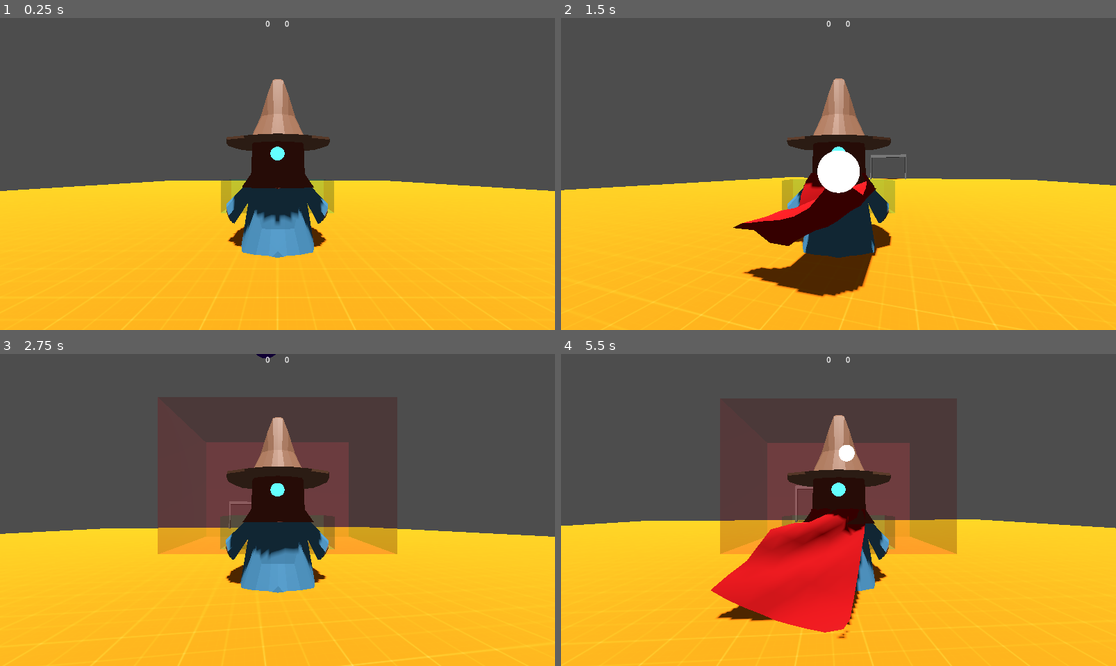
Above: before the commit, frames 1-4 (two rows, left to right).
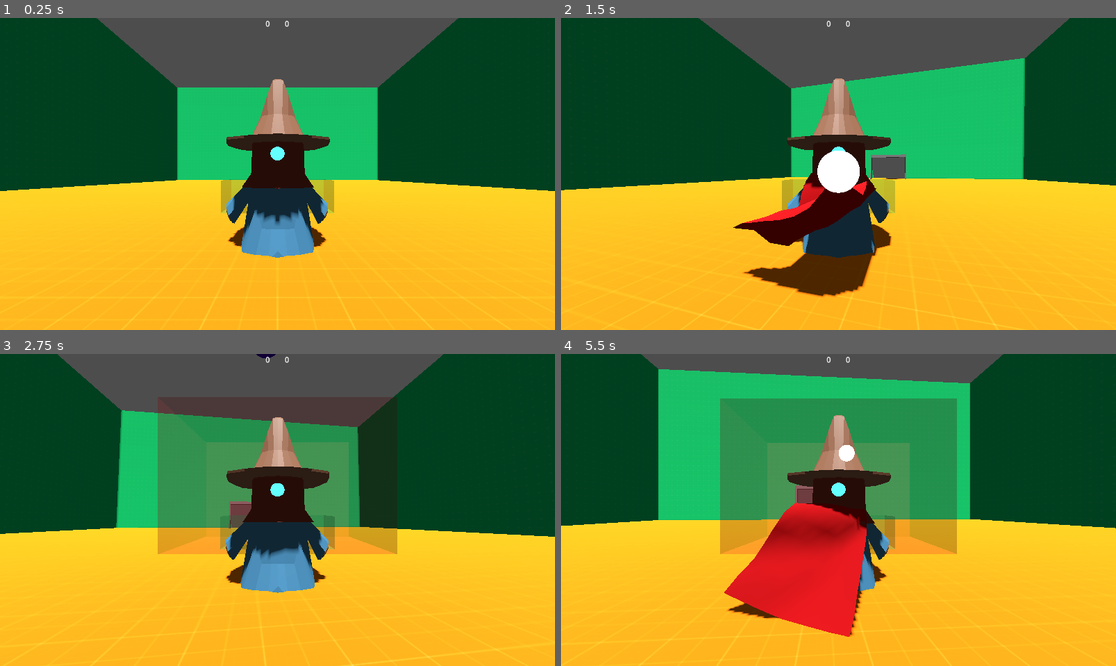
Above: after the commit, the same moments.

Repository: AndreMoukarzel/magic-force
Game: Godot game, scene res://test_scene.tscn
Same seed, same stepped clock (60 frames per second), same inputs: the game is played once before the commit and once after it.
Inputs (mouse positions are in pixels of both pictures, inside the frame that each line leads up to):
- Up to frame 1 (0.25 s): no input
- Up to frame 2 (1.5 s): move the mouse to (866, 174) at 0.52 s; hold Space (float) 0.53-1.28 s; hold W (forward) from 0.53 s (still down); move the mouse to (810, 174) at 1.27 s; click (810, 174) at 1.35 s
- Up to frame 3 (2.75 s): keep holding W (forward); move the mouse to (288, 503) at 2.02 s; hold Right mouse button (secondary_action) from 2.03 s (still down)
- Up to frame 4 (5.5 s): keep holding W (forward); move the mouse to (832, 516) at 2.77 s; release Right mouse button (secondary_action) at 2.78 s; tap Space (float) at 2.85 s; move the mouse to (877, 513) at 3.52 s; press the mouse at (877, 513) at 3.53 s; move the mouse to (794, 506) at 4.27 s; release the mouse at (794, 506) at 4.28 s; right-click (794, 506) at 4.35 s; move the mouse to (844, 510) at 5.02 s; hold Space (float) from 5.03 s (still down)

The runs differ from the first frame. In frame 1, 39% of the frame differs, in the area x 0-100%, y 0-56%; in frame 2, 39%; in frame 3, 41%; in frame 4, 48%, in the area x 0-100%, y 0-92%.

Commit message:
Basic visuals do Test Scene

Diff:
--- a/goals/goal.tscn
+++ b/goals/goal.tscn
@@ -1,9 +1,9 @@
-[gd_scene load_steps=5 format=3 uid="uid://cj03l5kvgpert"]
+[gd_scene load_steps=7 format=3 uid="uid://cj03l5kvgpert"]
 
 [ext_resource type="Script" uid="uid://bpqmu8gqq8gea" path="res://goals/goal.gd" id="1_gvldf"]
 
 [sub_resource type="BoxShape3D" id="BoxShape3D_chmpl"]
-size = Vector3(8.4, 5.6, 0.5)
+size = Vector3(8.4, 5.6, 1.5)
 
 [sub_resource type="StandardMaterial3D" id="StandardMaterial3D_chmpl"]
 albedo_color = Color(0, 1, 1, 1)
@@ -11,16 +11,25 @@
 [sub_resource type="StandardMaterial3D" id="StandardMaterial3D_gvldf"]
 albedo_color = Color(0.979495, 0, 0.0315869, 1)
 
+[sub_resource type="StandardMaterial3D" id="StandardMaterial3D_11adn"]
+cull_mode = 2
+
+[sub_resource type="QuadMesh" id="QuadMesh_gvldf"]
+size = Vector2(9, 9)
+subdivide_width = 5
+subdivide_depth = 5
+
 [node name="Goal" type="Node3D"]
 script = ExtResource("1_gvldf")
 
 [node name="Area3D" type="Area3D" parent="."]
-transform = Transform3D(1, 0, 0, 0, 1, 0, 0, 0, 1, 0, 3, -0.25)
+transform = Transform3D(1, 0, 0, 0, 1, 0, 0, 0, 1, 0, 3, -1.5)
 collision_layer = 0
 collision_mask = 2
 monitorable = false
 
 [node name="CollisionShape3D" type="CollisionShape3D" parent="Area3D"]
+transform = Transform3D(1, 0, 0, 0, 1, 0, 0, 0, 1, 0, 0, 0.5)
 shape = SubResource("BoxShape3D_chmpl")
 
 [node name="CSGCombiner3D" type="CSGCombiner3D" parent="."]
@@ -44,4 +53,39 @@
 operation = 2
 size = Vector3(8.4, 5.6, 1)
 
+[node name="Net" type="SoftBody3D" parent="."]
+transform = Transform3D(1, 0, 0, 0, 0.707107, -0.707107, 0, 0.707107, 0.707107, 0, 3, -3.5)
+material_override = SubResource("StandardMaterial3D_11adn")
+mesh = SubResource("QuadMesh_gvldf")
+collision_layer = 0
+collision_mask = 7
+pinned_points = [0, 6, 48, 42, 43, 44, 45, 46, 47]
+attachments/0/point_index = 0
+attachments/0/spatial_attachment_path = NodePath("")
+attachments/0/offset = Vector3(0, 0, 0)
+attachments/1/point_index = 6
+attachments/1/spatial_attachment_path = NodePath("")
+attachments/1/offset = Vector3(0, 0, 0)
+attachments/2/point_index = 48
+attachments/2/spatial_attachment_path = NodePath("")
+attachments/2/offset = Vector3(0, 0, 0)
+attachments/3/point_index = 42
+attachments/3/spatial_attachment_path = NodePath("")
+attachments/3/offset = Vector3(0, 0, 0)
+attachments/4/point_index = 43
+attachments/4/spatial_attachment_path = NodePath("")
+attachments/4/offset = Vector3(0, 0, 0)
+attachments/5/point_index = 44
+attachments/5/spatial_attachment_path = NodePath("")
+attachments/5/offset = Vector3(0, 0, 0)
+attachments/6/point_index = 45
+attachments/6/spatial_attachment_path = NodePath("")
+attachments/6/offset = Vector3(0, 0, 0)
+attachments/7/point_index = 46
+attachments/7/spatial_attachment_path = NodePath("")
+attachments/7/offset = Vector3(0, 0, 0)
+attachments/8/point_index = 47
+attachments/8/spatial_attachment_path = NodePath("")
+attachments/8/offset = Vector3(0, 0, 0)
+
 [connection signal="body_entered" from="Area3D" to="." method="_on_area_3d_body_entered"]
--- a/test_scene.tscn
+++ b/test_scene.tscn
@@ -1,13 +1,18 @@
-[gd_scene load_steps=9 format=3 uid="uid://dlf2cy08l0smq"]
+[gd_scene load_steps=11 format=3 uid="uid://dlf2cy08l0smq"]
 
 [ext_resource type="Script" uid="uid://hcj0epu188wp" path="res://point_handler.gd" id="1_2nij2"]
 [ext_resource type="Script" uid="uid://buqwqt1pevghn" path="res://spawn_handler.gd" id="1_7cbxl"]
 [ext_resource type="Texture2D" uid="uid://lgsidpu2qvf0" path="res://texture_04.png" id="1_ia1lp"]
 [ext_resource type="PackedScene" uid="uid://bx8b8yvq5h1jd" path="res://player/player.tscn" id="3_sasra"]
+[ext_resource type="Texture2D" uid="uid://dx8f8idcufjnf" path="res://texture_01.png" id="4_8pr8v"]
 [ext_resource type="PackedScene" uid="uid://cj03l5kvgpert" path="res://goals/goal.tscn" id="4_coq8p"]
 [ext_resource type="PackedScene" uid="uid://cbq8n0y1yl5u0" path="res://ball/ball.tscn" id="8_buypi"]
 
 [sub_resource type="Environment" id="Environment_coq8p"]
+
+[sub_resource type="StandardMaterial3D" id="StandardMaterial3D_buypi"]
+albedo_texture = ExtResource("4_8pr8v")
+uv1_triplanar = true
 
 [sub_resource type="StandardMaterial3D" id="StandardMaterial3D_sasra"]
 albedo_texture = ExtResource("1_ia1lp")
@@ -29,7 +34,7 @@
 SPAWNERS = NodePath("../SpawnPoints")
 
 [node name="RespawnTimer" type="Timer" parent="SpawnHandler"]
-wait_time = 2.5
+wait_time = 2.0
 one_shot = true
 
 [node name="PointHandler" type="Control" parent="." node_paths=PackedStringArray("GOAL_A", "GOAL_B")]
@@ -61,11 +66,23 @@
 layout_mode = 2
 text = "0"
 
-[node name="CSGBox3D" type="CSGBox3D" parent="."]
+[node name="Walls" type="CSGCombiner3D" parent="."]
+material_override = SubResource("StandardMaterial3D_buypi")
+use_collision = true
+
+[node name="Fill" type="CSGBox3D" parent="Walls"]
+size = Vector3(80, 60, 110)
+
+[node name="Space" type="CSGBox3D" parent="Walls"]
+material_override = SubResource("StandardMaterial3D_buypi")
+operation = 2
+size = Vector3(65, 98, 105)
+
+[node name="Floor" type="CSGBox3D" parent="."]
 transform = Transform3D(1, 0, 0, 0, 1, 0, 0, 0, 1, 0, -0.5, 0)
 material_override = SubResource("StandardMaterial3D_sasra")
 use_collision = true
-size = Vector3(65, 1, 100)
+size = Vector3(65, 1, 105)
 metadata/_edit_lock_ = true
 
 [node name="Player" parent="." instance=ExtResource("3_sasra")]
Binary file added: texture_01.png
Not shown, added: texture_01.png.import
